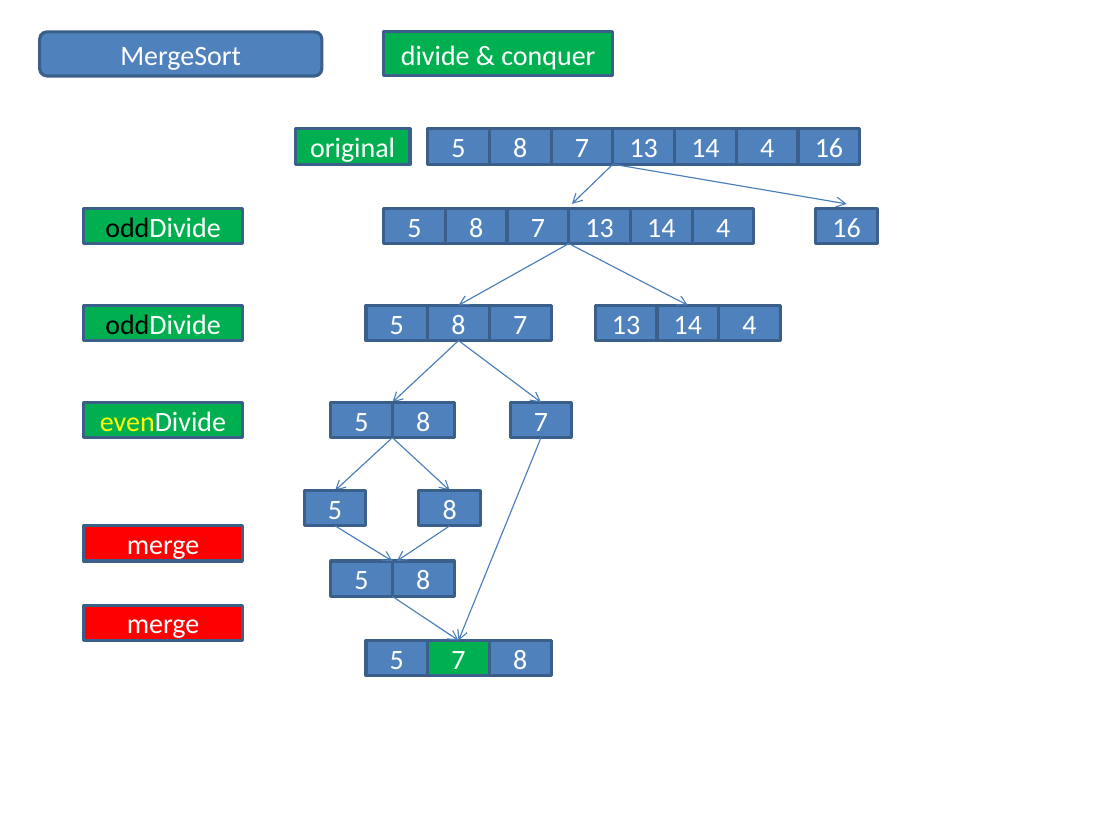
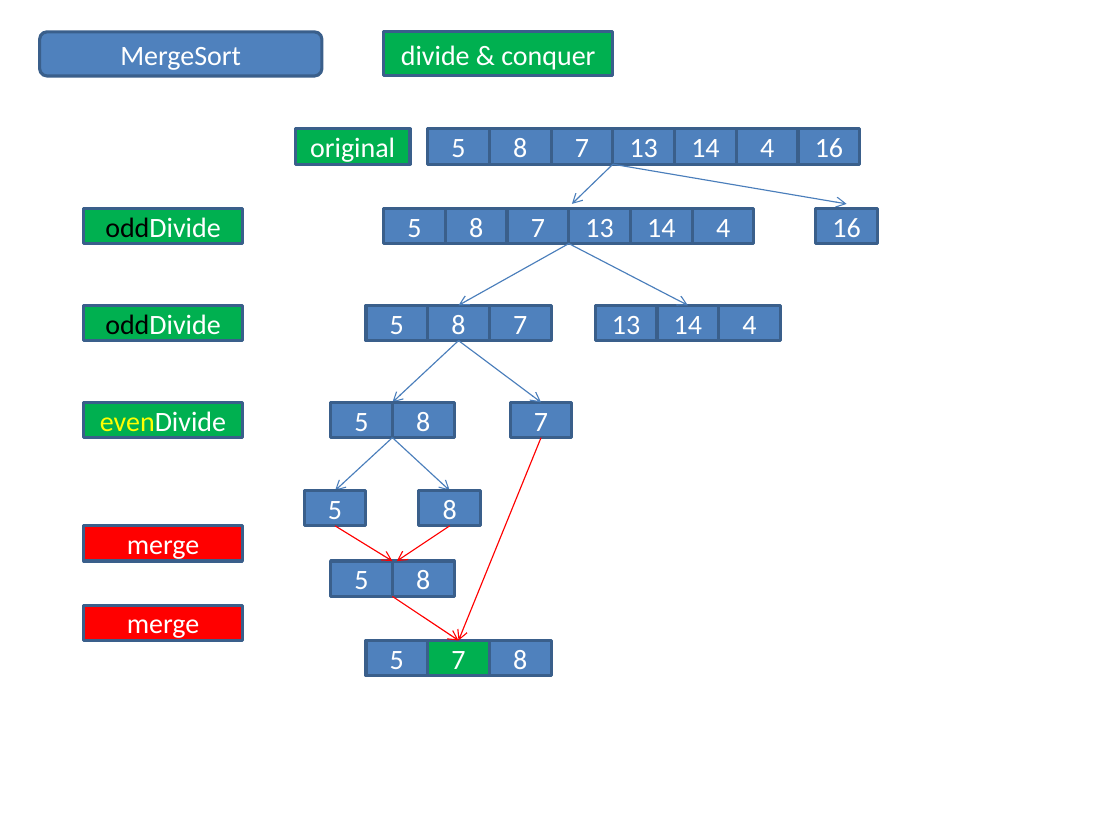
Before and after one commit to LearningPracticeTheory/Data-Structure, a slide deck: slide 11 of JDS7/JDS7.pptx (slide 10 before the commit). Drawn at 1120x840 pixels with LibreOffice and Linux fonts; fonts in the diff are those of the drawing. Boxes give left, top, right and bottom in pixels: in the first picture for what was removed or moved away, otherwise in the second. Text is boxed around its words. In the diff, an @@ line names an element or a change of style, - is before the commit and + after.

Commit message:
ppt update

```diff
--- a/JDS7/JDS7.pptx
+++ b/JDS7/JDS7.pptx
@@ arrow (541, 438) - (458, 641): stroke #4B7EBC 0.75 pt to #FF0000 0.75 pt @@
@@ arrow (335, 525) - (392, 561): stroke #4B7EBC 0.75 pt to #FF0000 0.75 pt @@
@@ arrow (450, 525) - (396, 561): stroke #4B7EBC 0.75 pt to #FF0000 0.75 pt @@
@@ arrow (392, 596) - (458, 641): stroke #4B7EBC 0.75 pt to #FF0000 0.75 pt @@
```
Also in this commit, not shown: 1 other slide changed, 4 slides added.
